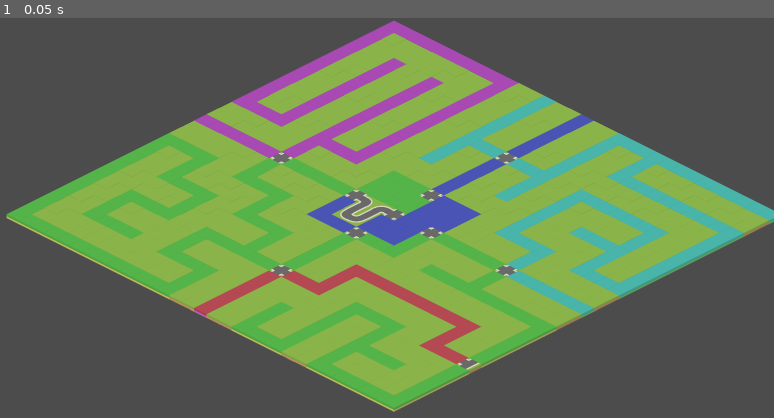
Above: before the commit, frame 1.
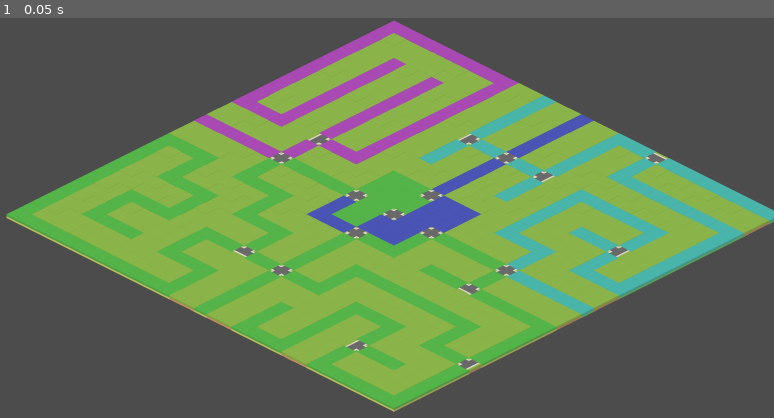
Above: after the commit, the same moment.

Repository: Pe3Hu/hapori
Game: Godot game, scene res://main/main.tscn
The game is run twice, just before and just after one commit, with the same random seed, the same clock (stepped at 60 frames per second) and the same inputs.
Inputs:
- Up to frame 1 (0.05 s): no input

The runs differ from the first frame. In frame 1, 2.1% of the frame differs, in the area x 25-87%, y 28-87%.

Commit message:
version 0.1
1. districts added
1. coasts added

Diff:
--- a/main/global.gd
+++ b/main/global.gd
@@ -23,6 +23,8 @@
 	primary_key.road = 0
 	primary_key.highway = 0
 	primary_key.crossroad = 0
+	primary_key.coast = 0
+	primary_key.area = 0
 
 func _ready():
 	main = get_node("/root/main")
@@ -1160,7 +1162,12 @@
 	var neighbors = []
 	var roads = []
 	var highways = []
+	var all_neighbor_cells = []
+	var districts = []
 	var crossroad = -1
+	var city = -1
+	var area = -1
+	var coast = -1
 
 class Highway:
 	var index
@@ -1168,3 +1175,10 @@
 	var crossroads = []
 	var cells = []
 	var branchs = []
+
+class Coast:
+	var index
+	var road
+	var coast
+	var neighbors = []
+	var area = -1
--- a/maze/maze.gd
+++ b/maze/maze.gd
@@ -17,6 +17,12 @@
 	Vector2(1, 0),
 	Vector2(0, 1),
 	Vector2(-1, 0)
+	]
+var corner_neighbors = [
+	Vector2(1, -1),
+	Vector2(1, 1),
+	Vector2(-1, 1),
+	Vector2(-1, -1)
 	]
 var wall_neighbors = {
 	N: Vector2(0, -1),
@@ -32,7 +38,8 @@
 var crossroads = []
 var cells = []
 var links = {}
-var branchs = {}
+var coasts = []
+var areas = []
 
 var a = 31
 var tile_size = 64  # tile size (in pixels)
@@ -56,6 +63,9 @@
 	init_deadends()
 	init_highways()
 	init_branchs()
+	init_districts()
+	init_coasts()
+	init_areas()
 
 func init_maze():
 	var unvisited = []  # array of unvisited tiles
@@ -115,20 +125,23 @@
 			if cell.tile != 15:
 				links[cell.index] = []
 
-				for neighbor in neighbors:
-					if check_tile_include(cell.tile, neighbor):
-						var cell_neighbor = cell.grid + neighbor
-
-						if !check_borders(cell_neighbor):
-							var index = int(cell_neighbor.x * width + cell_neighbor.y)
-							links[cell.index].append(index)
-
+			for neighbor in neighbors:
+				var cell_neighbor = cell.grid + neighbor
+
+				if !check_borders(cell_neighbor):
+					var index = int(cell_neighbor.x * width + cell_neighbor.y)
+					cell.all_neighbor_cells.append(index)
+
+					if check_tile_include(cell.tile, neighbor) && cell.tile != 15:
+						links[cell.index].append(index)
+
+			if cell.tile != 15:
 				cell.neighbors.append_array(links[cell.index])
 
-				if cell.neighbors.size() > 2:
-					crossroads.append(cell.index)
-					cell.crossroad = Global.primary_key.crossroad
-					Global.primary_key.crossroad += 1
+			if cell.neighbors.size() > 2:
+				crossroads.append(cell.index)
+				cell.crossroad = Global.primary_key.crossroad
+				Global.primary_key.crossroad += 1
 
 func init_deadends():
 	for cell in cells:
@@ -147,7 +160,7 @@
 				asphalts.append(Global.primary_key.road)
 				var road = [crossroad,neighbor]
 				make_road(neighbor,road,"short")
-#
+
 	for crossroad in crossroads:
 		for neighbor in cells[crossroad].neighbors:
 			if cells[neighbor].roads.size() == 0:
@@ -166,7 +179,6 @@
 		unvisited = set_unvisited_crossroad()
 
 func init_branchs():
-	var color = 16
 	var unvisited = []
 
 	for clearcole in clearcoles:
@@ -180,18 +192,122 @@
 
 		for clearcole in unvisited:
 			if highway.cells.has(roads[clearcole].back()):
-				highway.branchs.append(roads[clearcole])
-
-		for branch in highway.branchs:
-			for cell_index in branch:
-				map.set_cellv(cells[cell_index].grid, color)
-
-		for road in highway.roads:
-			for cell_index in roads[road]:
-				if cells[cell_index].crossroad == -1:
-					map.set_cellv(cells[cell_index].grid, color)
-		color += 2
-
+				highway.branchs.append(clearcole)
+
+	unvisited = []
+
+	for asphalt in asphalts:
+		var flag = false
+
+		for highway in highways:
+			flag = flag || highway.roads.has(asphalt)
+
+		if !flag:
+			unvisited.append(asphalt)
+
+	for asphalt in unvisited:
+		for highway in highways:
+			if highway.cells.has(roads[asphalt].back()):
+				highway.branchs.append(asphalt)
+				break
+
+	for _i in range(highways.size()-1,-1,-1):
+		var highway = highways[_i]
+
+		if highway.roads.size() == 2 && highway.branchs.size() == 0:
+			var cells_ = []
+			var middle
+
+			for road in highway.roads:
+				if cells_.has(roads[road].front()):
+					middle = roads[road].front()
+				else:
+					cells_.append(roads[road].front())
+				if cells_.has(roads[road].back()):
+					middle = roads[road].back()
+				else:
+					cells_.append(roads[road].back())
+
+			var highways_ = []
+			highways_.append_array(cells[middle].highways)
+			highways_.erase(highway.index)
+			var main_highway = highways_[0]
+
+			for road in highway.roads:
+				highways[main_highway].branchs.append(road)
+
+			highways.remove(_i)
+
+func init_districts():
+	for cell in cells:
+		if cell.crossroad != -1:
+			var bans = []
+
+			for neighbor in cell.all_neighbor_cells:
+				if cells[neighbor].roads.size() == 0:
+					cells[neighbor].city = cell.index
+					cell.districts.append(neighbor)
+					for district in cells[neighbor].all_neighbor_cells:
+						bans.append(district)
+
+			for neighbor in cell.all_neighbor_cells:
+				if cells[neighbor].roads.size() != 0:
+					for district in cells[neighbor].all_neighbor_cells:
+						if cells[district].roads.size() == 0 && !bans.has(district):
+							cells[district].city = cell.index
+							cell.districts.append(district)
+
+func init_coasts():
+	var coasts_ = {}
+
+	for road in roads.size():
+		for cell_ in roads[road]:
+			for neighbor in cells[cell_].all_neighbor_cells:
+				var cell = cells[neighbor]
+
+				if cell.city == -1 && cell.roads.size() == 0:
+					var index_c = 1
+
+					if !coasts_.keys().has(road):
+						coasts_[road] = [[],[]]
+						index_c = 0
+
+					for neighbor_coast in cell.all_neighbor_cells:
+						for _i in coasts_[road].size():
+							if coasts_[road][_i].has(neighbor_coast):
+								index_c = _i
+
+					coasts_[road][index_c].append(cell.index)
+					cell.coast = road * 2 + index_c
+
+	#add corners
+	for cell in cells:
+		if cell.coast == -1 && cell.roads.size()==0 && cell.city == -1:
+			var coast_ = -1
+			var road_ = -1
+
+			for corner_neighbor in corner_neighbors:
+				var grid = cell.grid + corner_neighbor
+				var index = convert_grid(grid)
+
+				if cells[index].roads.size() > 0:
+					road_ = cells[index].roads[0]
+
+			for neighbor in cell.all_neighbor_cells:
+				for coast in coasts_[road_].size():
+					if coasts_[road_].has(cell.index):
+						coast_ = coast
+
+			coasts_[road_][coast_].append(cell.index)
+			cell.coast = road_ * 2 + coast_
+
+	coasts = coasts_
+
+func init_areas():
+	var areas_ = {}
+	color_highways()
+	for key in areas_.keys():
+		return
 
 func build_center(unvisited):
 	map.set_cellv(Vector2(half, half), 0)
@@ -451,3 +567,48 @@
 
 		bin/=2
 	return result
+
+func get_highway_index(road):
+	var index = -1
+
+	for highway in highways:
+		if highway.roads.has(road):
+			index = highway.index
+	return index
+
+func color_highways():
+	var color = 16
+	for highway in highways:
+		for branch in highway.branchs:
+			for cell_index in roads[branch]:
+				if cells[cell_index].crossroad == -1:
+					map.set_cellv(cells[cell_index].grid, color)
+
+		if highway.roads.size() != -1:
+			for road in highway.roads:
+				for cell_index in roads[road]:
+					if cells[cell_index].crossroad == -1:
+						map.set_cellv(cells[cell_index].grid, color)
+		color += 2
+
+func color_coasts():
+	var color = 16
+
+	for highway in highways:
+		for branch in highway.branchs:
+
+			if coasts.keys().has(branch):
+				for coast in coasts[branch]:
+					for cell_ in coast:
+						var cell = cells[cell_]
+						map.set_cellv(cell.grid, color)
+
+		if highway.roads.size() != -1:
+			for road in highway.roads:
+
+				if coasts.keys().has(road):
+					for coast in coasts[road]:
+						for cell_ in coast:
+							var cell = cells[cell_]
+							map.set_cellv(cell.grid, color)
+		color += 2
